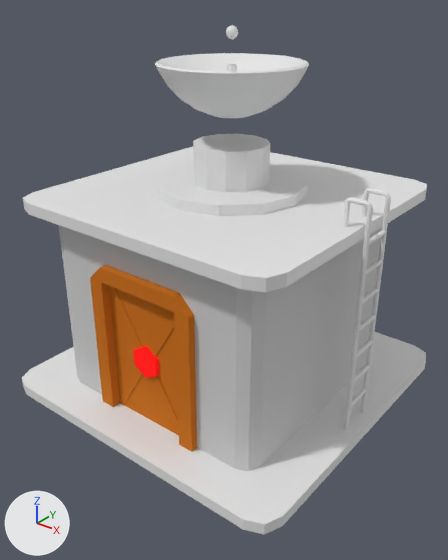
The FBX model Assets/Outpost.fbx, before and after one commit.
Camera for both pictures: a 50 mm lens placed at (9.96, -12.76, 11.06), pointed at (0.29, -0.67, 3.57). The axes (+X, +Y, +Z) are drawn at lower left. The lights are the same throughout. The picture after the commit comes second. Where no turn or scale is listed for an object, it has been applied to the vertices.

The scene before the commit, as lines of its bpy script (objects in view):
```python
ob_cylinder = bpy.data.objects.new('Cylinder', me_cylinder_003)
ob_cylinder.location = (0.0, 0.0, 0.0)
ob_cylinder_001 = bpy.data.objects.new('Cylinder.001', me_cylinder_001)
ob_cylinder_001.location = (0.0, 0.0, 0.0)
ob_cylinder_002 = bpy.data.objects.new('Cylinder.002', me_cylinder_002)
ob_cylinder_002.location = (0.0, 0.0, 0.0)
ob_door_indicator = bpy.data.objects.new('Door Indicator', me_cylinder)
ob_door_indicator.location = (0.0, -3.48, 2.21)
ob_ladder = bpy.data.objects.new('Ladder', me_cylinder_012)
ob_ladder.location = (3.99, 0.0, 5.81)
ob_sphere = bpy.data.objects.new('Sphere', me_sphere_002)
ob_sphere.location = (0.0, 0.0, 0.0)
ob_sphere_001 = bpy.data.objects.new('Sphere.001', me_sphere_001)
ob_sphere_001.location = (0.0, 0.0, 0.0)
# also in view: 'Foundation' at (0.0, 0.0, 0.15); 'Roof' at (0.0, 0.0, 5.75); 'Walls' at (0.0, -0.17, 2.96); 'Right Door' at (-0.67, -3.37, 2.22); 'Main Door' at (0.0, -3.36, 2.43)
```
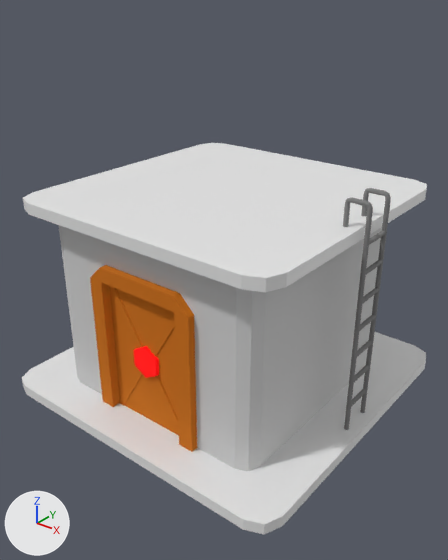
Where the newer file only moved an object's origin or applied its transform, the numbers keep the older frame.

What changed in the scene script:
```text
Add mat_med_gray:
    mat_med_gray = principled_material('Med Gray')
    mat_med_gray.base_color = (0.212, 0.212, 0.212)  # grey #7f7f7f
    mat_med_gray.roughness = 1.0
Change me_cylinder_012:
    where me_cylinder_012.from_pydata(...)  # 492 vertices, 384 faces; spans x -0.34..0.35, y -0.52..0.52, z -5.52..0.81
    add me_cylinder_012.materials.append(mat_med_gray)  # grey #7f7f7f
Remove ob_cylinder_002:
    ob_cylinder_002 = bpy.data.objects.new('Cylinder.002', me_cylinder_002)
    ob_cylinder_002.location = (0.0, 0.0, 0.0)
Remove ob_cylinder:
    ob_cylinder = bpy.data.objects.new('Cylinder', me_cylinder_003)
    ob_cylinder.location = (0.0, 0.0, 0.0)
Remove ob_sphere:
    ob_sphere = bpy.data.objects.new('Sphere', me_sphere_002)
    ob_sphere.location = (0.0, 0.0, 0.0)
Remove ob_sphere_001:
    ob_sphere_001 = bpy.data.objects.new('Sphere.001', me_sphere_001)
    ob_sphere_001.location = (0.0, 0.0, 0.0)
Remove ob_cylinder_001:
    ob_cylinder_001 = bpy.data.objects.new('Cylinder.001', me_cylinder_001)
    ob_cylinder_001.location = (0.0, 0.0, 0.0)
```

Location of each change, (x1, y1, x2, y2) in pixels of the pictures (448 x 560 px):
'Sphere', deleted
    before: (155, 53, 309, 118)
'Cylinder.001', deleted
    before: (157, 164, 308, 216)
'Cylinder.002', deleted
    before: (193, 134, 270, 192)
'Ladder', recoloured (white to grey)
    both: (343, 188, 391, 430)
'Sphere.001', deleted
    before: (226, 25, 238, 39)
'Cylinder', deleted
    before: (226, 64, 237, 71)
